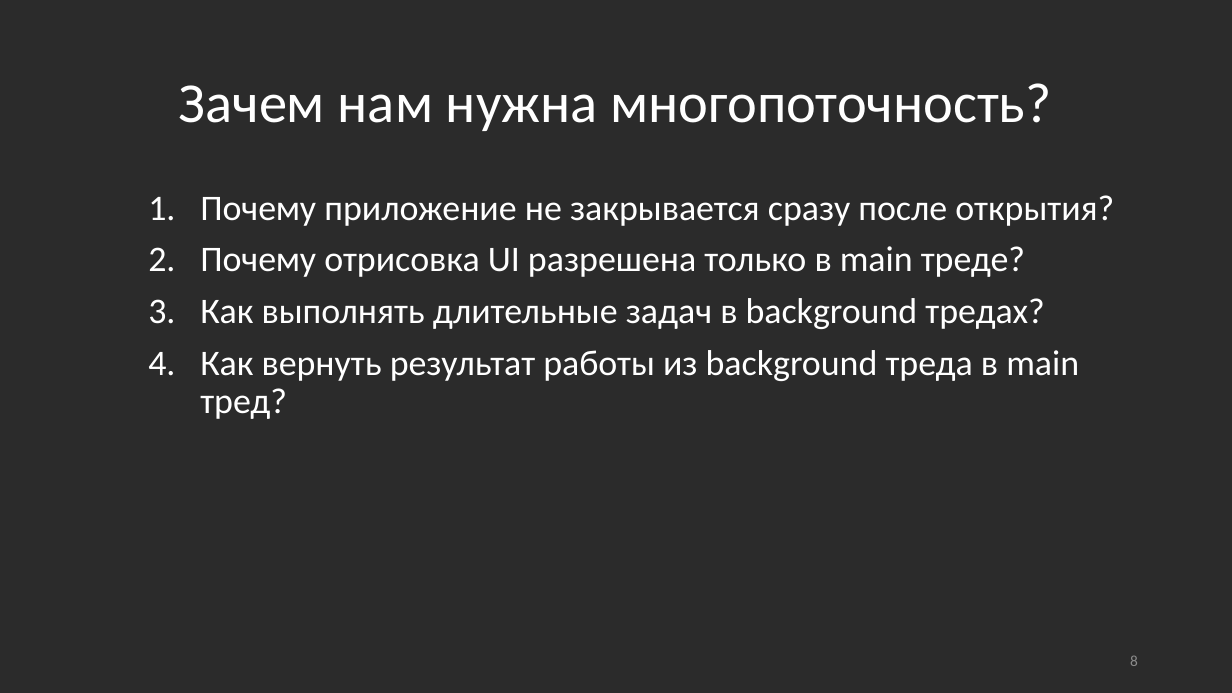
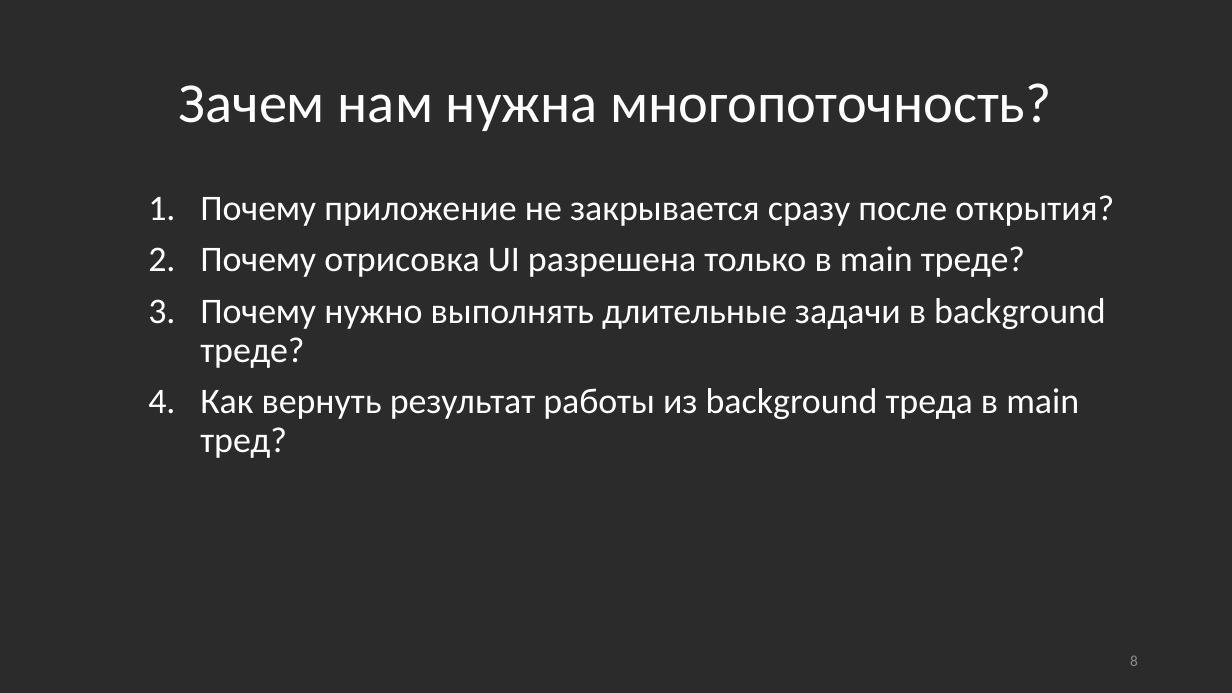
Before and after one commit to Andrey253/Multythread, a slide deck: slide 8 of Многопоточность.pptx. Drawn at 1232x693 pixels with LibreOffice and Linux fonts; fonts in the diff are those of the drawing. Boxes give left, top, right and bottom in pixels: in the first picture for what was removed or moved away, otherwise in the second. Text is boxed around its words. In the diff, an @@ line names an element or a change of style, - is before the commit and + after.

```diff
--- a/Многопоточность.pptx
+++ b/Многопоточность.pptx
@@ text at <box>200,298,1106,368</box>: text changed @@
-3. Как выполнять длительные задач в background тредах?
+3. Почему нужно выполнять длительные задачи в background треде?
```
Also in this commit, not shown: 2 other slides changed, 1 slide added, 6 slides removed.
